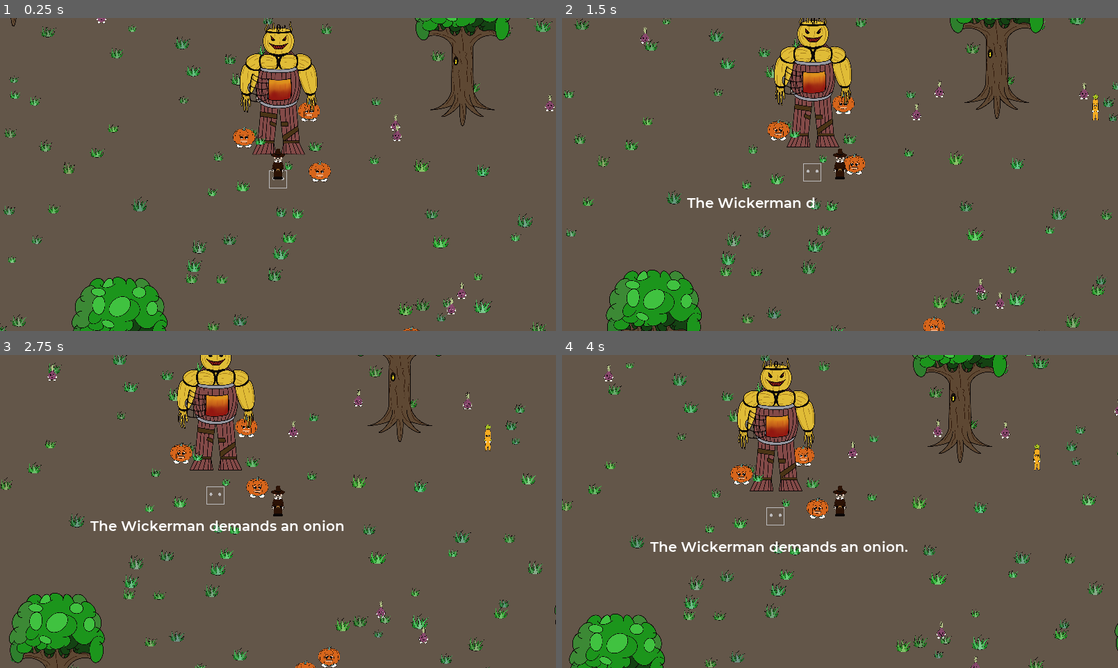
Above: before the commit, frames 1-4 (two rows, left to right).
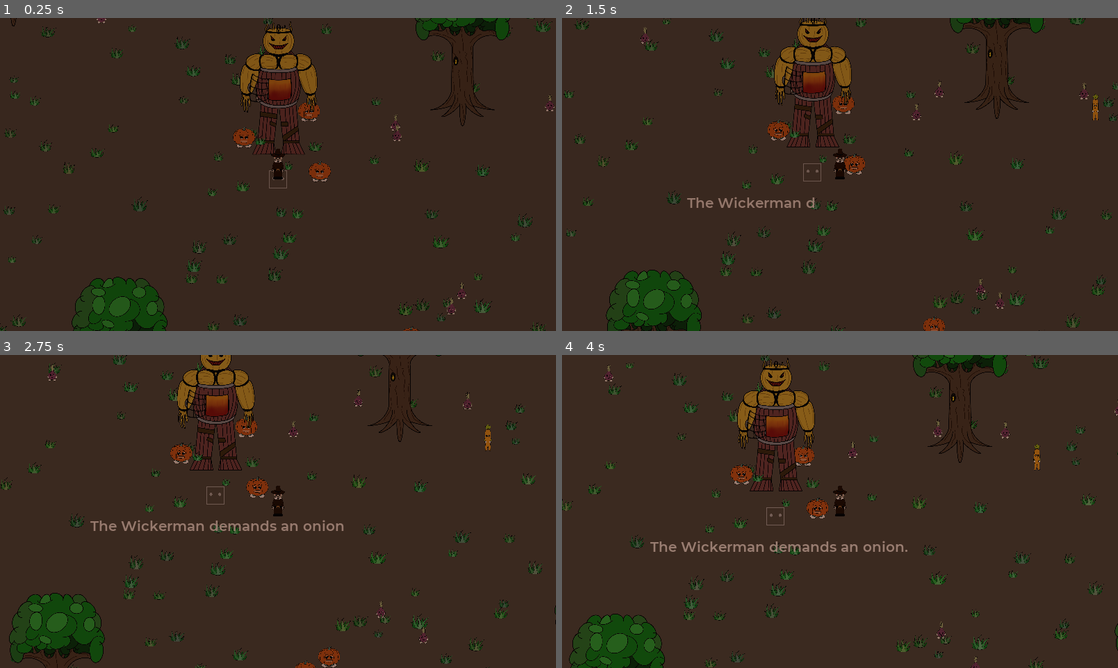
Above: after the commit, the same moments.

Repository: Ivorforce/Wickerman
Game: Godot game, scene res://Levels/Main.tscn
Two runs of this game, one before a commit and one after it. Both use one fixed random seed, a clock stepped at 60 frames per second and the inputs below. This scene is started directly instead of the project's main scene.
Inputs:
- Up to frame 1 (0.25 s): no input
- Up to frame 2 (1.5 s): tap Enter (action) at 0.5, 0.6 s; hold Right (right) 0.53-1.28 s; hold Down (down) from 1.28 s (still down); tap Space (attack) at 1.35 s
- Up to frame 3 (2.75 s): release Down (down) at 2.03 s; hold Right (right) from 2.03 s (still down); tap Enter (action) at 2.1 s
- Up to frame 4 (4 s): release Right (right) at 2.78 s; hold Up (up) 2.78-3.53 s; tap Space (attack) at 2.85 s; hold A (left) from 3.53 s (still down); tap Enter (action) at 3.6 s

The runs differ from the first frame. In frame 1, 98% of the frame differs, in the area x 0-100%, y 0-100%; in frame 2, 98%; in frame 3, 98%; in frame 4, 98%.

Commit message:
Add day night cycle.

Diff:
--- a/Actors/NPC/NPC.gd
+++ b/Actors/NPC/NPC.gd
@@ -65,16 +65,16 @@
 func be_scared_of(cause: Node2D):
 	if is_alert_time <= 0:
 		is_shocked_time = initial_shock_time * rand_range(0.5, 1.0)
+
+		var exclamation_mark := ExclamationMarkEntity.instance()
+		exclamation_mark.time_until_death = max(is_shocked_time - 0.05, 0.2)
+		add_child(exclamation_mark)
+		exclamation_mark.global_position = global_position - Vector2(0, 80)
 	else:
 		is_shocked_time = 0.2
 
 	is_scared_target = cause
 	is_alert_time = max_alert_time
-
-	var exclamation_mark := ExclamationMarkEntity.instance()
-	exclamation_mark.time_until_death = max(is_shocked_time - 0.05, 0.2)
-	add_child(exclamation_mark)
-	exclamation_mark.global_position = global_position - Vector2(0, 80)
 
 
 func bleed(scale: float):
--- a/Levels/Level1.gd
+++ b/Levels/Level1.gd
@@ -7,6 +7,8 @@
 onready var FoliageEntity = preload("res://Scenery/Foliage/Grass.tscn")
 
 onready var entities = $Entities
+
+var time_of_day := 0.0
 
 func _ready():
 	for i in range(20):
@@ -27,3 +29,12 @@
 		var entity: Grass = FoliageEntity.instance()
 		entity.global_position = Vector2(rand_range(-2000, 2000), rand_range(-2000, 2000))
 		entities.add_child(entity)
+
+func _process(delta):
+	# 4m days
+	time_of_day += delta / (60.0 * 4.0)
+
+	var sun_pos = cos((time_of_day - 0.4) * PI / 1.3)
+	var post_process: PostProcess = $"/root/Game/CanvasLayer/PostProcess"
+	post_process.colorization = Vector3(sun_pos, pow(sun_pos, 1.4), pow(sun_pos, 1.6))
+	post_process.saturation = min(1.0, sun_pos + 0.5)
--- a/Shaders/PostProcess.gd
+++ b/Shaders/PostProcess.gd
@@ -6,6 +6,9 @@
 
 var screen_shake_dir = Vector2.ZERO
 var time_until_shake_dir = 0.0
+
+var saturation := 1.0
+var colorization := Vector3(1.0, 1.0, 1.0)
 
 func _process(delta):
 	screen_flash_s = max(screen_flash_s - delta, 0.0)
@@ -21,3 +24,5 @@
 
 	material.set_shader_param("whitening", screen_flash_s)
 	material.set_shader_param("tex_offset", screen_shake_dir)
+	material.set_shader_param("saturation", saturation)
+	material.set_shader_param("colorization", colorization)
--- a/Shaders/PostProcessEffects.tres
+++ b/Shaders/PostProcessEffects.tres
@@ -6,9 +6,14 @@
 uniform float whitening;
 uniform vec2 tex_offset;
 
+uniform vec3 colorization;
+uniform float saturation;
+
 void fragment() {
     vec3 c = textureLod(SCREEN_TEXTURE, SCREEN_UV + tex_offset, 0.0).rgb;
 
+	c.rgb *= colorization;
+    c.rgb = mix(vec3(dot(c.rgb, vec3(0.299, 0.587, 0.114))), c.rgb, saturation);
     c.rgb = mix(c.rgb, vec3(1,1,1), whitening);
 
     COLOR.rgb = c;
@@ -18,3 +23,5 @@
 shader = SubResource( 1 )
 shader_param/whitening = null
 shader_param/tex_offset = null
+shader_param/colorization = null
+shader_param/saturation = null
